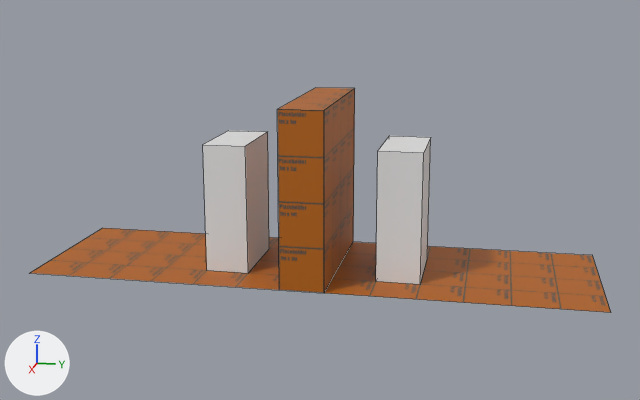
One commit to the Blender file levels/level_0/level_0.blend: the scene before it, then after it.
The view is the same before and after, from a camera (50 mm lens) standing at (19.99, 8.51, 6.58) and looking at (0.09, 4.53, 1.61). Every picture has the same lights, and +X, +Y and +Z are marked at lower left. Mesh edges are drawn as thin lines.

In view in the first picture: 'Ground-col', 'Portal', 'Portal.001'.
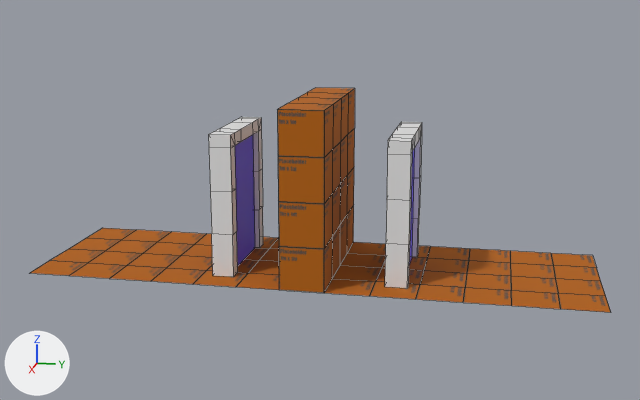
The change, as a list of edits to the scene's bpy script:
```text
Change mat_placeholder:
    mat_placeholder.roughness: 0.5 -> 1.0
Add mat_portal:
    mat_portal = principled_material('portal')
    mat_portal.base_color = (0.139, 0.0833, 1.0)  # blue #6851ff
Change me_cube:
    where me_cube.from_pydata(...)  # 8 vertices, 6 faces; spans x -1.0..1.0, y -0.5..0.5, z -1.5..1.5
    used by ob_portal; parent = ob_portalprocessor; location = (0.0, 2.5, 1.5)
    me_cube part 1: the whole mesh is scaled about its middle by (1, 0.25, 1)
    add me_cube.materials.append(mat_portal)  # blue #6851ff
Add me_cube_003:
    me_cube_003.from_pydata(...)  # 48 vertices, 48 faces; spans x -1.33..1.33, y -0.25..0.25, z -2.1..1.2
Change ob_portal:
    ob_portal.matrix_parent_inverse: Matrix(((1.0, 0.0, 0.0, 0.0), (0.0, 1.0, 0.0, -4.5), (0.0, 0.0, 1.0, -1.5), (0.0, 0.0, 0.0, 1.0))) -> Matrix(((1.0, 0.0, 0.0, 0.0), (0.0, 1.0, 0.0, -4.875), (0.0, 0.0, 1.0, -1.5), (0.0, 0.0, 0.0, 1.0)))
    ob_portal.location: (0.0, 2.5, 1.5) -> (0.0, 2.875, 1.5)
Change ob_portal_001:
    ob_portal_001.matrix_parent_inverse: Matrix(((1.0, 0.0, 0.0, 0.0), (0.0, 1.0, 0.0, -4.5), (0.0, 0.0, 1.0, -1.5), (0.0, 0.0, 0.0, 1.0))) -> Matrix(((1.0, 0.0, 0.0, 0.0), (0.0, 1.0, 0.0, -4.875), (0.0, 0.0, 1.0, -1.5), (0.0, 0.0, 0.0, 1.0)))
    ob_portal_001.location: (0.0, 6.5, 1.5) -> (0.0, 6.875, 1.5)
Add ob_portalframe_col_001:
    ob_portalframe_col_001 = bpy.data.objects.new('PortalFrame-col.001', me_cube_003)
    ob_portalframe_col_001.location = (0.0, 6.5, 2.1)
Add ob_portalframe_col:
    ob_portalframe_col = bpy.data.objects.new('PortalFrame-col', me_cube_003)
    ob_portalframe_col.location = (0.0, 2.5, 2.1)
```

Boxes [x1, y1, x2, y2] around the edits, measured in the pictures (640 x 400 px; the box of a moved part takes in the faces that stretch with it):
'Ground-col', surface changed
    both: [31, 88, 611, 313]
'Portal', recoloured, mesh rescaled, moved
    before: [203, 131, 269, 273]
    after: [235, 135, 255, 266]
'Portal.001', recoloured, mesh rescaled, moved
    before: [376, 136, 431, 284]
    after: [409, 148, 415, 265]
'PortalFrame-col', added
    after: [208, 117, 263, 277]
'PortalFrame-col.001', added
    after: [385, 122, 422, 288]
part 1 of me_cube, moved or reshaped
    before: [203, 131, 269, 273]
    after: [235, 135, 415, 266]
